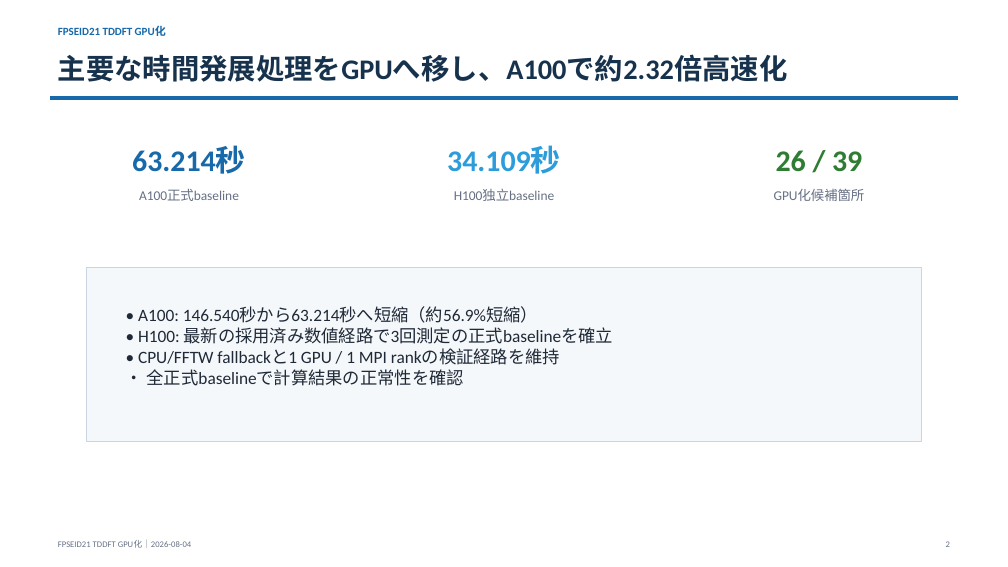
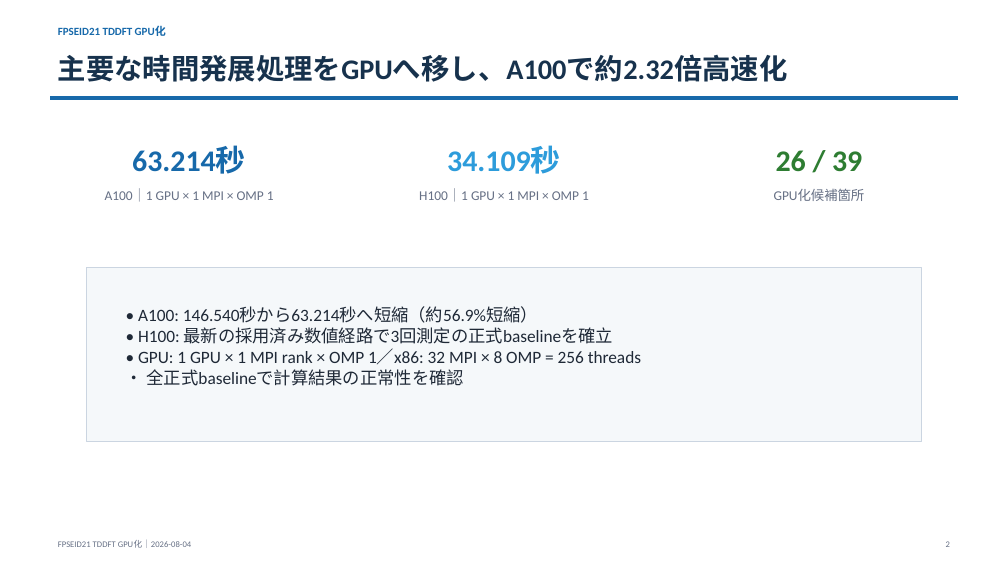
Before and after one commit to minus-orange/test_tddft, a slide deck: slide 2 of docs/FPSEID21_TDDFT_GPU_PROGRESS_2026-08-04.pptx. Drawn at 1008x567 pixels with LibreOffice and Linux fonts; fonts in the diff are those of the drawing. Boxes give left, top, right and bottom in pixels: in the first picture for what was removed or moved away, otherwise in the second. Text is boxed around its words. In the diff, an @@ line names an element or a change of style, - is before the commit and + after.

```diff
--- a/docs/FPSEID21_TDDFT_GPU_PROGRESS_2026-08-04.pptx
+++ b/docs/FPSEID21_TDDFT_GPU_PROGRESS_2026-08-04.pptx
@@ text at [105, 189, 274, 202]: text changed @@
-A100正式baseline
+A100｜1 GPU × 1 MPI × OMP 1
@@ text at [419, 189, 589, 202]: text changed @@
-H100独立baseline
+H100｜1 GPU × 1 MPI × OMP 1
@@ text at [138, 349, 641, 364]: text changed @@
-• CPU/FFTW fallbackと1 GPU / 1 MPI rankの検証経路を維持
+• GPU: 1 GPU × 1 MPI rank × OMP 1／x86: 32 MPI × 8 OMP = 256 threads
```
Also in this commit, not shown: 3 other slides changed, 1 other file.
